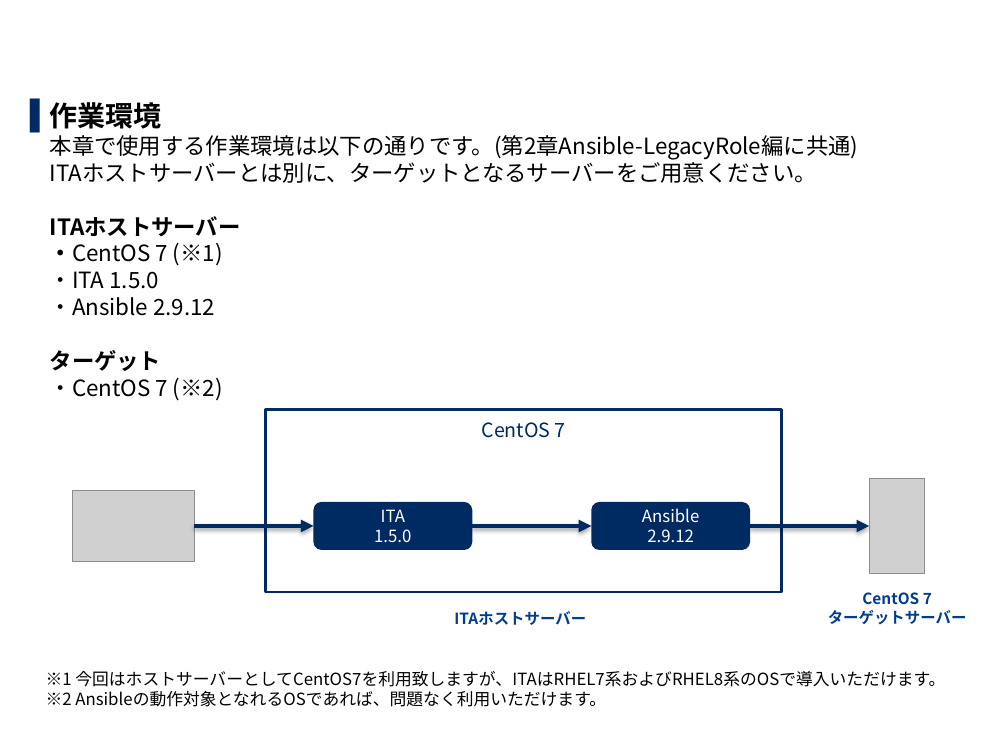
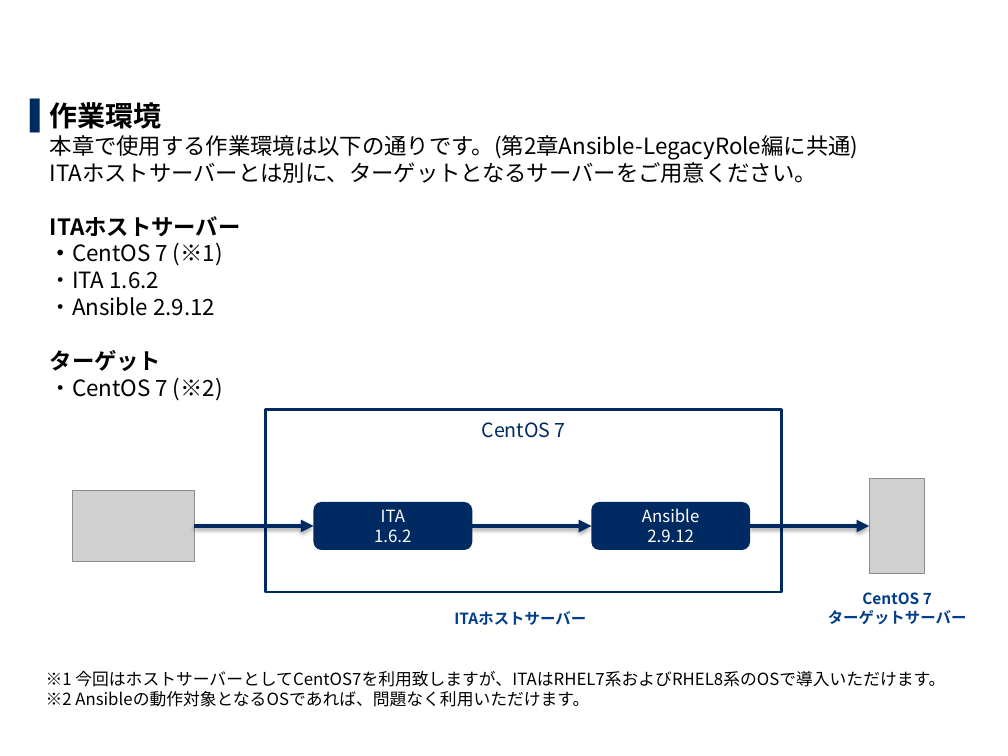
Before and after one commit to exastro-suite/it-automation-docs, a slide deck: slide 5 of asset/Learn_ja/ITA-Ansible-Driver_ja_practice.pptx. Drawn at 1008x756 pixels with LibreOffice and Linux fonts; fonts in the diff are those of the drawing; grey boxes stand for pictures; background and template pictures are left out. Boxes give left, top, right and bottom in pixels: in the first picture for what was removed or moved away, otherwise in the second. Text is boxed around its words. In the diff, an @@ line names an element or a change of style, - is before the commit and + after.

```diff
--- a/asset/Learn_ja/ITA-Ansible-Driver_ja_practice.pptx
+++ b/asset/Learn_ja/ITA-Ansible-Driver_ja_practice.pptx
@@ text at (x1=50, y1=102, x2=859, y2=401): text changed @@
-▌ 作業環境
-  本章で使用する作業環境は以下の通りです。(第2章Ansible-LegacyRole編に共通)
-  ITAホストサーバーとは別に、ターゲットとなるサーバーをご用意ください。
-  ITAホストサーバー
-  ・CentOS 7 (※1)
-  ・ITA 1.5.0
-  ・Ansible 2.9.12
-  ターゲット
-  ・CentOS 7 (※2)
+▌ 作業環境
+  本章で使用する作業環境は以下の通りです。(第2章Ansible-LegacyRole編に共通)
+  ITAホストサーバーとは別に、ターゲットとなるサーバーをご用意ください。
+  ITAホストサーバー
+  ・CentOS 7 (※1)
+  ・ITA 1.6.2
+  ・Ansible 2.9.12
+  ターゲット
+  ・CentOS 7 (※2)
@@ text in rounded rectangle at (x1=374, y1=529, x2=411, y2=542): text changed @@
-1.5.0
+1.6.2
@@ text at (x1=46, y1=671, x2=945, y2=707): text changed @@
-※1 今回はホストサーバーとしてCentOS7を利用致しますが、ITAはRHEL7系およびRHEL8系のOSで導入いただけます。
-※2 Ansibleの動作対象となれるOSであれば、問題なく利用いただけます。
+※1 今回はホストサーバーとしてCentOS7を利用致しますが、ITAはRHEL7系およびRHEL8系のOSで導入いただけます。
+※2 Ansibleの動作対象となるOSであれば、問題なく利用いただけます。
```
Also in this commit, not shown: 35 other slides changed, 1 other file.
